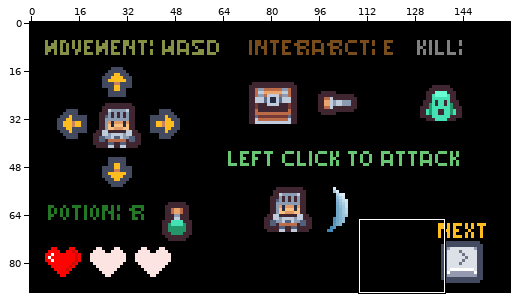
File history of a sprite sheet, GameProject/Assets/MainMenu/Instruction_1.png. The picture above shows the old version from afar; the outline marks the close-up.
Close-up. First the earlier version:
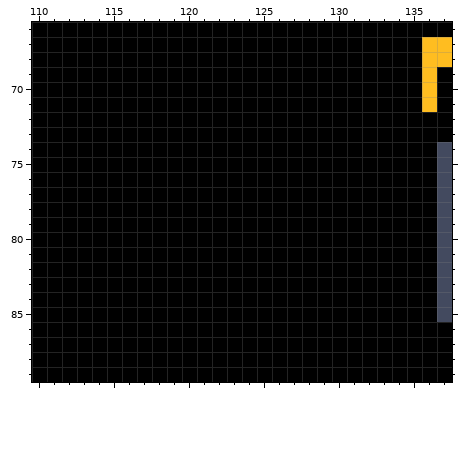
The file is 160x90 pixels. Colours within 5 levels of each other are drawn and written as one. Shown: x 110..137, y 66..89.
And afterwards:
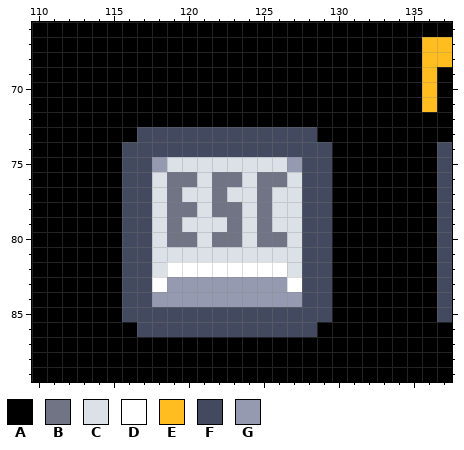
Palette (. is transparent): A #000000  B #707485  C #dce1e7  D #ffffff  E #ffbd20  F #434a5f  G #959ab1
Diff:
y 73: x 117..128 AAAAAAAAAAAA -> FFFFFFFFFFFF
y 74: x 116..129 AAAAAAAAAAAAAA -> FFFFFFFFFFFFFF
y 75: x 116..129 AAAAAAAAAAAAAA -> FFGCCCCCCCCGFF
y 76: x 116..129 AAAAAAAAAAAAAA -> FFCBBCBBCBBCFF
y 77: x 116..129 AAAAAAAAAAAAAA -> FFCBCCBCCBCCFF
y 78: x 116..129 AAAAAAAAAAAAAA -> FFCBBCBBCBCCFF
y 79: x 116..129 AAAAAAAAAAAAAA -> FFCBCCCBCBCCFF
y 80: x 116..129 AAAAAAAAAAAAAA -> FFCBBCBBCBBCFF
y 81: x 116..129 AAAAAAAAAAAAAA -> FFCCCCCCCCCCFF
y 82: x 116..129 AAAAAAAAAAAAAA -> FFCDDDDDDDDCFF
y 83: x 116..129 AAAAAAAAAAAAAA -> FFDGGGGGGGGDFF
y 84: x 116..129 AAAAAAAAAAAAAA -> FFGGGGGGGGGGFF
y 85: x 116..129 AAAAAAAAAAAAAA -> FFFFFFFFFFFFFF
y 86: x 117..128 AAAAAAAAAAAA -> FFFFFFFFFFFF
